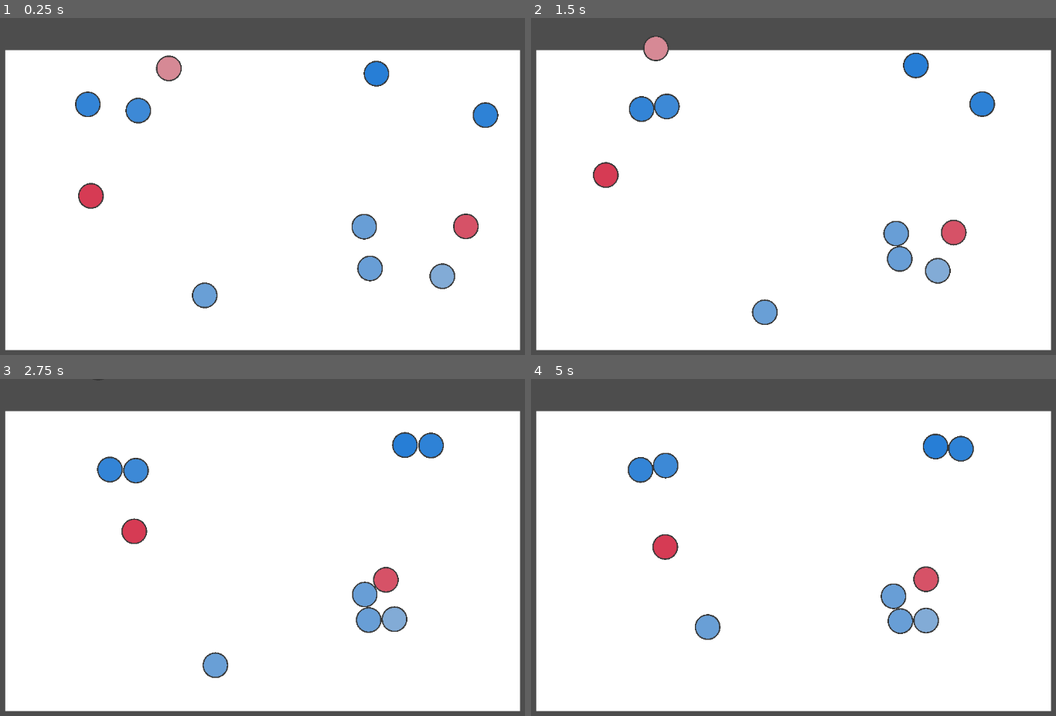
Above: before the commit, frames 1-4 (two rows, left to right).
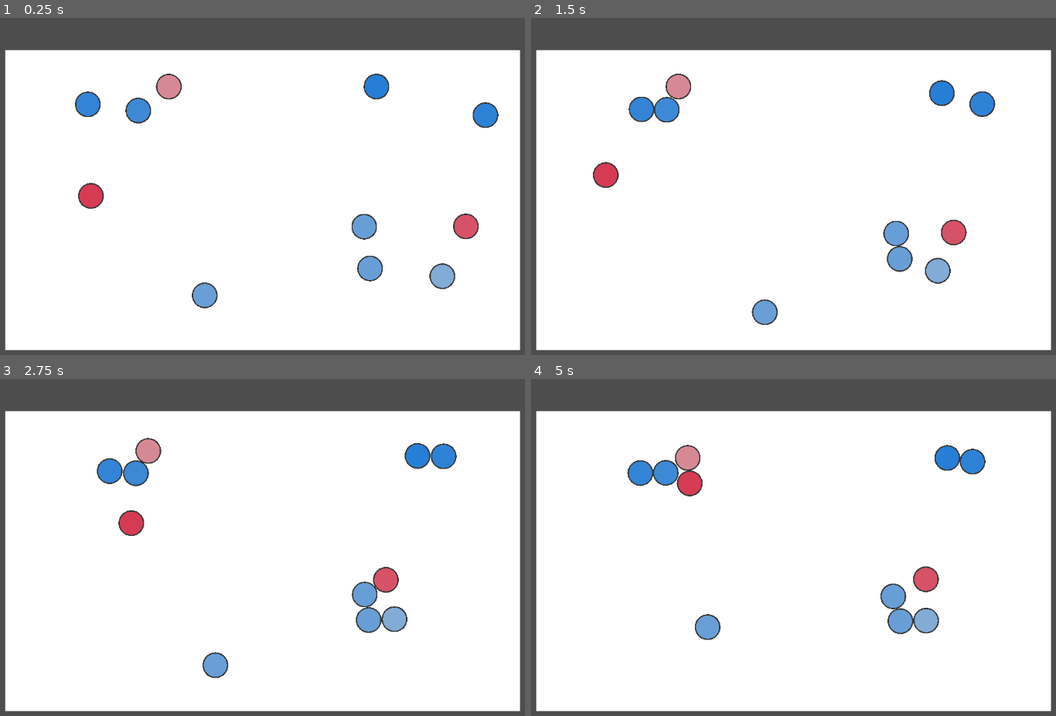
Above: after the commit, the same moments.

Repository: s7eamy/social-bubbles
Game: Godot game, scene res://scenes/levels/test_level/test_level.tscn
Two runs of this game, one before a commit and one after it. Both use one fixed random seed, a clock stepped at 60 frames per second and the inputs below. This scene is started directly instead of the project's main scene.
Inputs:
- Up to frame 1 (0.25 s): no input
- Up to frame 2 (1.5 s): no input
- Up to frame 3 (2.75 s): no input
- Up to frame 4 (5 s): no input

The runs differ from the first frame. In frame 1, 0.9% of the frame differs, in the area x 29-75%, y 11-25%; in frame 2, 1.3%; in frame 3, 1.7%; in frame 4, 2.3%, in the area x 18-87%, y 16-76%.

Commit message:
feat: add walls to level

Diff:
--- a/scenes/levels/test_level/test_level.tscn
+++ b/scenes/levels/test_level/test_level.tscn
@@ -3,26 +3,46 @@
 [ext_resource type="Script" path="res://scenes/levels/test_level/test_level.gd" id="1_3dg5q"]
 [ext_resource type="PackedScene" uid="uid://dp82b4kb4pydf" path="res://scenes/unit/unit.tscn" id="1_pq0by"]
 
-[sub_resource type="RectangleShape2D" id="RectangleShape2D_4i4j1"]
-size = Vector2(1149, 651)
-
 [sub_resource type="PlaneMesh" id="PlaneMesh_ca6bh"]
 size = Vector2(1200, 700)
 orientation = 2
+
+[sub_resource type="RectangleShape2D" id="RectangleShape2D_4i4j1"]
+size = Vector2(50, 1200)
 
 [node name="TestLevel" type="Node2D"]
 script = ExtResource("1_3dg5q")
 unit_scene = ExtResource("1_pq0by")
 
-[node name="StaticBody2D" type="StaticBody2D" parent="."]
+[node name="MeshInstance2D" type="MeshInstance2D" parent="."]
 position = Vector2(575, 320)
+mesh = SubResource("PlaneMesh_ca6bh")
 
-[node name="CollisionShape2D" type="CollisionShape2D" parent="StaticBody2D"]
+[node name="LeftWall" type="StaticBody2D" parent="."]
+position = Vector2(0, 300)
+
+[node name="CollisionShape2D" type="CollisionShape2D" parent="LeftWall"]
 shape = SubResource("RectangleShape2D_4i4j1")
-disabled = true
 
-[node name="MeshInstance2D" type="MeshInstance2D" parent="StaticBody2D"]
-mesh = SubResource("PlaneMesh_ca6bh")
+[node name="RightWall" type="StaticBody2D" parent="."]
+position = Vector2(1150, 300)
+
+[node name="CollisionShape2D" type="CollisionShape2D" parent="RightWall"]
+shape = SubResource("RectangleShape2D_4i4j1")
+
+[node name="UpWall" type="StaticBody2D" parent="."]
+position = Vector2(575, 0)
+rotation = 1.5708
+
+[node name="CollisionShape2D" type="CollisionShape2D" parent="UpWall"]
+shape = SubResource("RectangleShape2D_4i4j1")
+
+[node name="DownWall" type="StaticBody2D" parent="."]
+position = Vector2(575, 650)
+rotation = 1.5708
+
+[node name="CollisionShape2D" type="CollisionShape2D" parent="DownWall"]
+shape = SubResource("RectangleShape2D_4i4j1")
 
 [node name="Camera2D" type="Camera2D" parent="."]
 offset = Vector2(600, 300)
